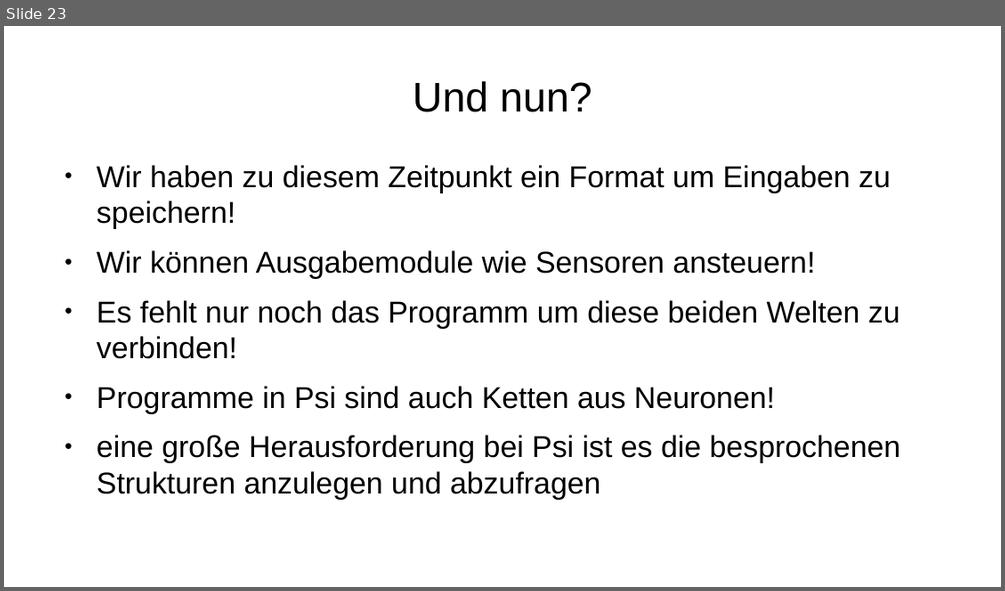
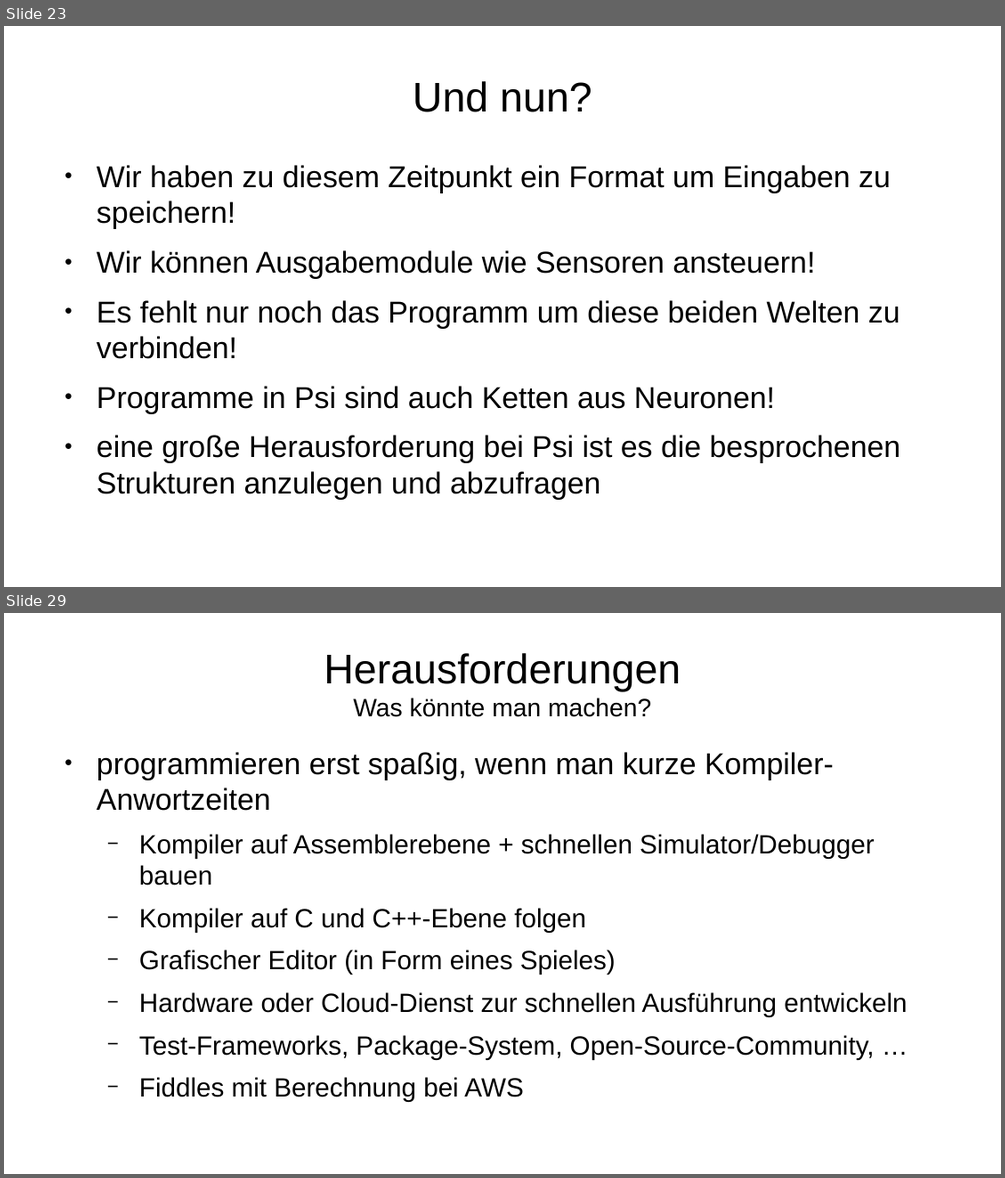
Before and after one commit to Lotes/psi-theorie, a slide deck: presentation.odp. Shown one above the other, each under a label of ours: slide 23 before the commit, slides 23 and 29 after it; the slides between them are not shown. The pictures are 1005x591 and 1005x1178 pixels, drawn with LibreOffice and Linux fonts; fonts in the diff are those of the drawing. Boxes give left, top, right and bottom in pixels: in the first picture for what was removed or moved away, otherwise in the second. Text is boxed around its words. In the diff, an @@ line names an element or a change of style, - is before the commit and + after.

```diff
--- a/presentation.odp
+++ b/presentation.odp
@@ slide 29 added at (x1=4, y1=613, x2=1001, y2=1174), background #FFFFFF @@
@@ title added at (x1=324, y1=653, x2=680, y2=717), 20 pt, text #000000 @@
+Herausforderungen
+Was könnte man machen?
@@ text added at (x1=97, y1=752, x2=906, y2=1102), 21 pt, text #000000 @@
+● programmieren erst spaßig, wenn man kurze Kompiler-Anwortzeiten
+  − Kompiler auf Assemblerebene + schnellen Simulator/Debugger bauen
+  − Kompiler auf C und C++-Ebene folgen
+  − Grafischer Editor (in Form eines Spieles)
+  − Hardware oder Cloud-Dienst zur schnellen Ausführung entwickeln
+  − Test-Frameworks, Package-System, Open-Source-Community, …
+  − Fiddles mit Berechnung bei AWS
```
Also in this commit, not shown: 6 slides changed, 5 other slides added, 1 slide removed, 1 other file.
